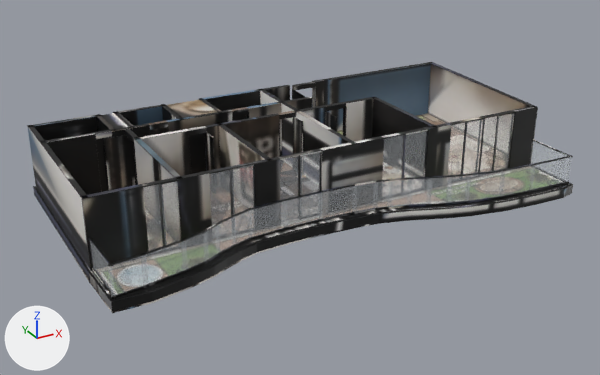
An edit to the glTF model akasya-3d/kent-49/model.glb, drawn before and after from the same camera.
One viewpoint serves both versions: a 50 mm camera at (-13.38, -23.63, 11.74) aimed at (-0.52, -0.25, 0.05). Every picture has the same lights, and +X, +Y and +Z are marked at lower left. The picture after the commit comes second. Where no turn or scale is listed for an object, it has been applied to the vertices. Vertices at exactly the same position are counted once.
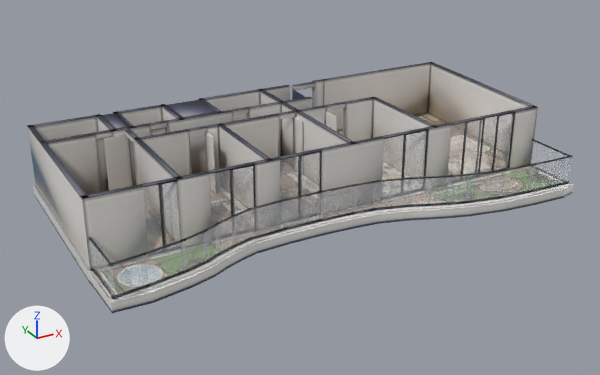
Patch to the scene script:
```diff
--- a/akasya-3d/kent-49/model.glb.py
+++ b/akasya-3d/kent-49/model.glb.py
@@ mat_baked @@
 n3 = _N.new('ShaderNodeMapping'); n3.name = 'Mapping'
 n3.inputs[1].default_value = (0.00109, -14.97, 0.0)  # 'Location'
-n3.inputs[3].default_value = (15.92, 15.97, 1.0)  # 'Scale'
+n3.inputs[3].default_value = (15.93, 15.97, 1.0)  # 'Scale'
 n4 = _N.new('ShaderNodeUVMap'); n4.name = 'UV Map'
@@ me_mesh_0 @@
 # used by ob_mesh_0; location = (-8.65, 4.53, -0.36)
-me_mesh_0.from_pydata(...)  # 3694 vertices, 6812 faces; spans x 0.0..17.3, y -9.2..0.0, z 0.0..2.6
+me_mesh_0.from_pydata(...)  # 2952 vertices, 5328 faces; spans x 0.0..17.3, y -9.2..0.0, z 0.0..2.6
+# me_mesh_0 part 1: 17 vertices moved within x 0.1..12.0, y -7.0..-1.9, z 0.0..0.4; 742 vertices removed from x 0.0..16.9, y -7.1..0.0, z 0.0..0.4
+# me_mesh_0 part 2: 1813 kept faces spanning x 0.0..17.2, y -9.2..0.0, z 0.0..2.6 get new texture (UV) coordinates
 me_mesh_0.materials.append(mat_baked)
```

Pixel boxes [x1, y1, x2, y2] of what changed, in the pictures (600 x 375 px):
'Mesh_0', surface changed (lighter)
    both: [27, 62, 573, 313]
part 1 of me_mesh_0, reshaped (mostly hidden)
    before: [27, 64, 564, 312]
    after: [92, 147, 137, 297]
part 2 of me_mesh_0, surface changed (black to grey)
    both: [34, 79, 572, 313]
